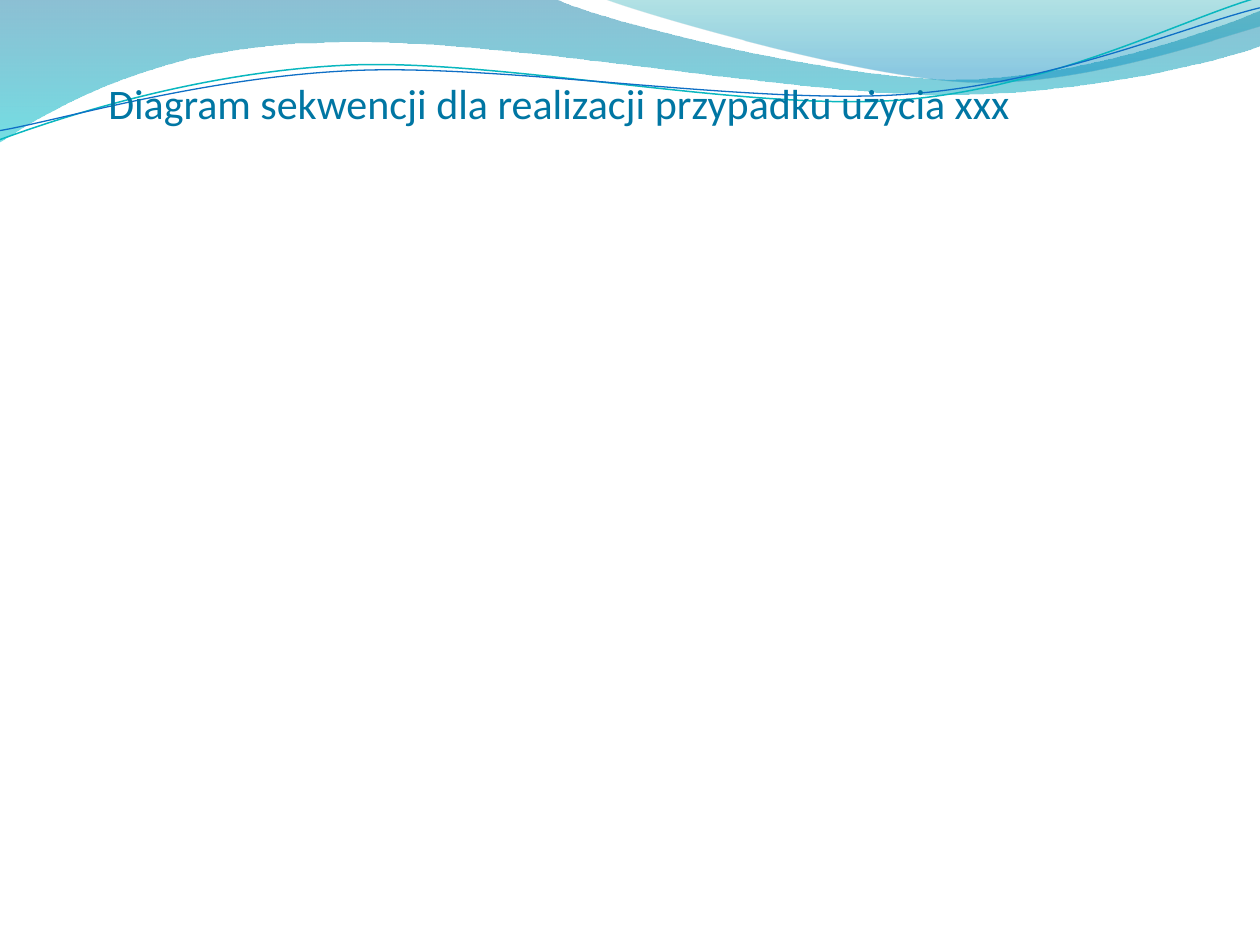
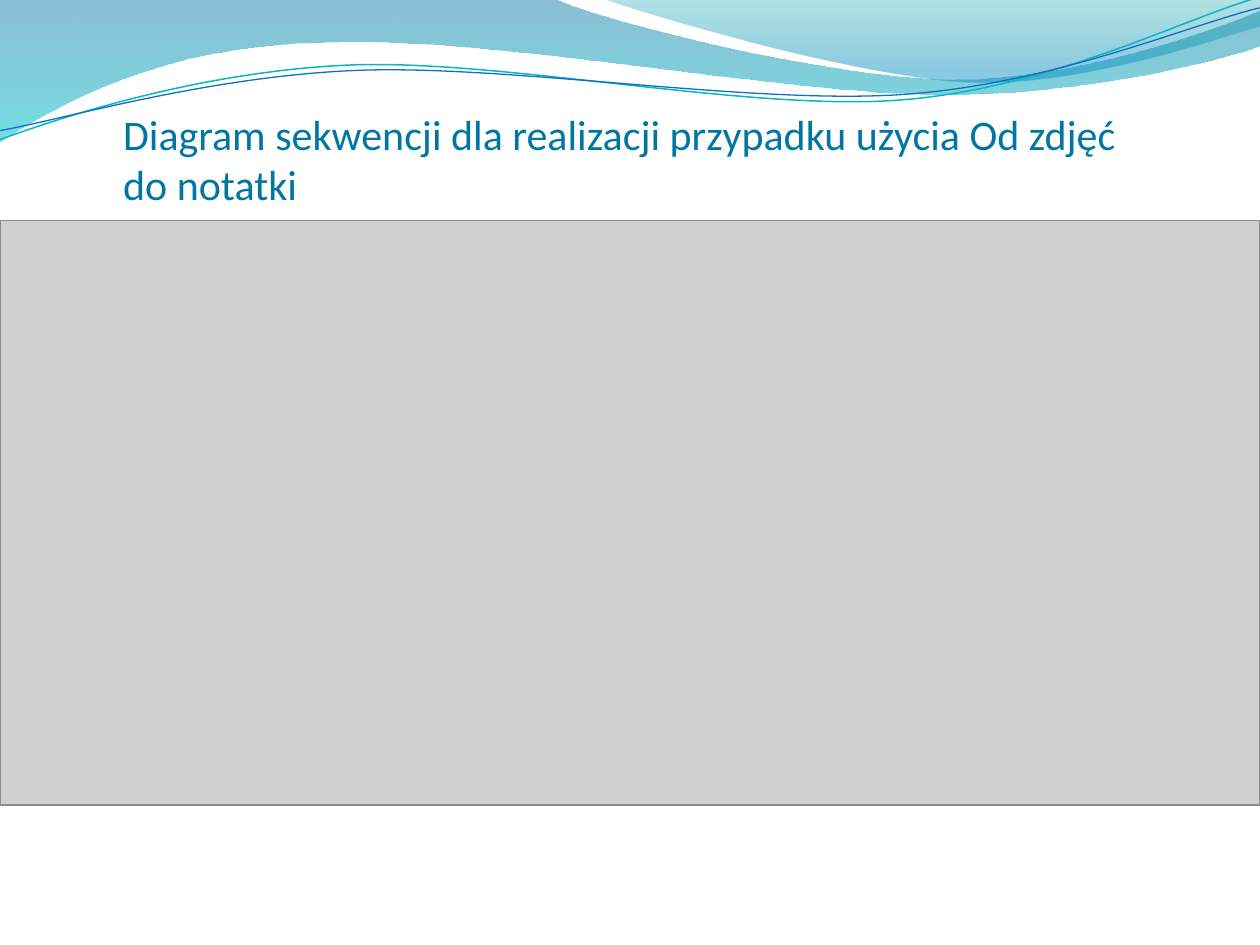
Before and after one commit to Manomenu/okno-mpsi-2026, a slide deck: slide 34 of Przeglad_koncowy_notes_ai.pptx. Drawn at 1260x945 pixels with LibreOffice and Linux fonts; fonts in the diff are those of the drawing; grey boxes stand for pictures; background and template pictures are left out. Boxes give left, top, right and bottom in pixels: in the first picture for what was removed or moved away, otherwise in the second. Text is boxed around its words. In the diff, an @@ line names an element or a change of style, - is before the commit and + after.

Commit message:
Diagram sekwencji i kody

```diff
--- a/Przeglad_koncowy_notes_ai.pptx
+++ b/Przeglad_koncowy_notes_ai.pptx
@@ title at (x1=123, y1=120, x2=1115, y2=201): text changed @@
-Diagram sekwencji dla realizacji przypadku użycia xxx
+Diagram sekwencji dla realizacji przypadku użycia Od zdjęć do notatki
@@ picture added at (x1=0, y1=220, x2=1260, y2=805) @@
```
Also in this commit, not shown: 5 other slides changed.
